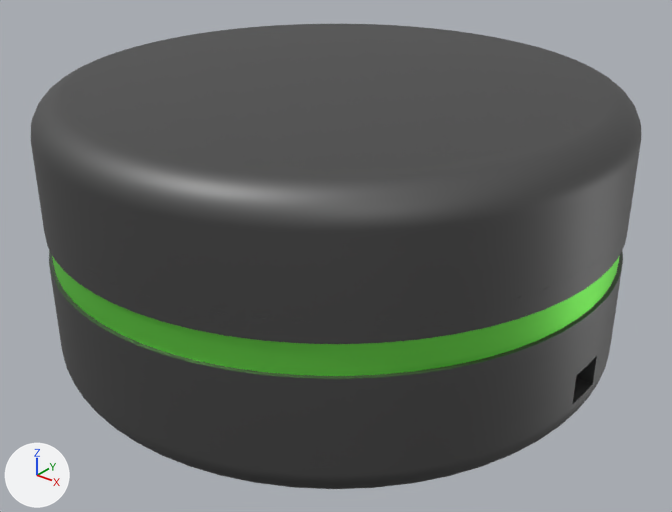
What one commit did to the glTF model 3dmodels/stronger/stronger.gltf.
Camera for both pictures: a 50 mm lens placed at (0.1444, -0.1805, 0.1267), pointed at (0.0033, -0.0041, 0.0173). The lights are fixed; the arrows at lower left show +X, +Y and +Z. Where no turn or scale is listed for an object, it has been applied to the vertices. Vertices at the same position are counted once.

The first picture shows 'base', 'led', 'sopra'.
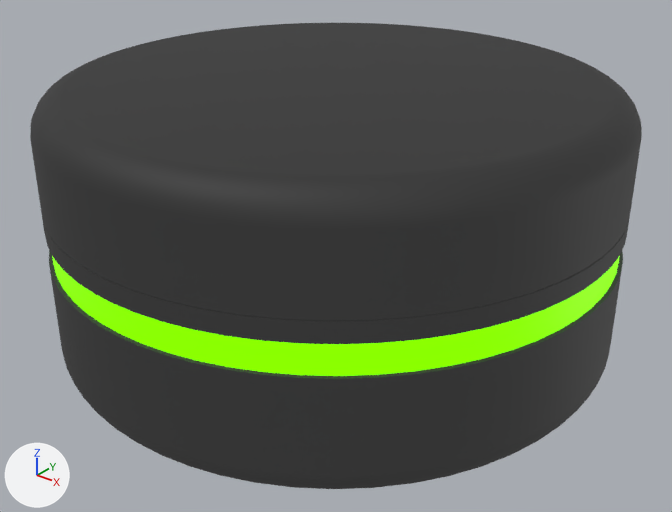
Pixel boxes (x1, y1, x2, y2) of what changed, in the pictures (672 x 512 px):
'sopra', moved
    before: (31, 24, 641, 322)
    after: (30, 23, 642, 320)
'base', recoloured, surface changed, reshaped (grey to black)
    both: (42, 217, 630, 489)
'led', recoloured, surface changed
    both: (52, 256, 620, 376)
part 1 of me_base, cut back
    both: (569, 310, 599, 411)

What changed in the scene script:
```text
Change mat_plastic___glossy__grey:
    mat_plastic___glossy__grey.base_color: (0.165, 0.165, 0.165) -> (0.0363, 0.0363, 0.0363)  # grey #717171 -> black #363636
    mat_plastic___glossy__grey.roughness: 0.553 -> 0.667
    add mat_plastic___glossy__grey.emission_strength = 0.0263
Change mat_plastic___glossy__grey__001:
    mat_plastic___glossy__grey__001.base_color: (0.251, 0.973, 0.129) -> (0.0796, 1.0, 0.0)  # green #89fc65 -> green #50ff00
    add mat_plastic___glossy__grey__001.emission_color = (0.24, 1.0, 0.0)  # green #86ff00
    add mat_plastic___glossy__grey__001.emission_strength = 1.0
Change me_base:
    used by ob_base; location = (0.0, 0.0, 0.0)
    remove me_base.from_pydata(...)  # 1975 vertices, 3954 faces; spans x -0.075..0.075, y -0.075..0.075, z -0.008..0.051
    add me_base.from_pydata(...)  # 1959 vertices, 3918 faces; spans x -0.075..0.075, y -0.075..0.075, z -0.008..0.051
    me_base part 1
    16 vertices are removed from x 0.067..0.075, y -0.006..0.006, z 0.001..0.009
    45 faces are deleted
    9 new faces join them
Change ob_sopra:
    ob_sopra.location: (0.0, 0.0, 0.0) -> (0.0, 0.0, 0.0003)
```
